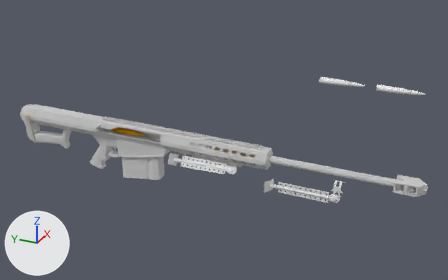
Two versions of the Blender file BAR50.blend, one commit apart.
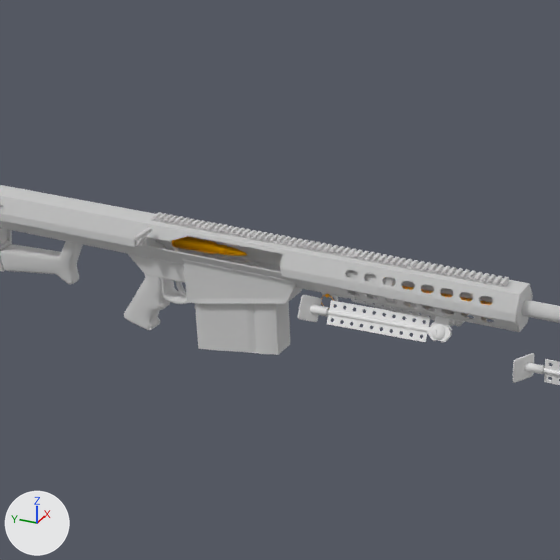
Each version appears first whole from a 50 mm camera at (-1.658, -0.833, 0.893) aimed at (0.015, -0.08, 0.056), and next in a close-up on the part from 8% to 64% of the width and 8% to 97% of the height. Lighting does not change. The marker at lower left points along +X, +Y and +Z.
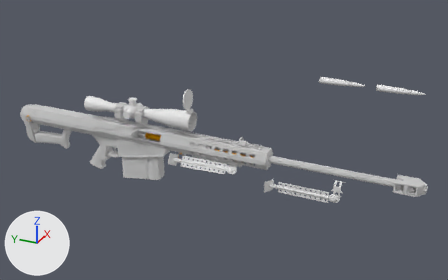
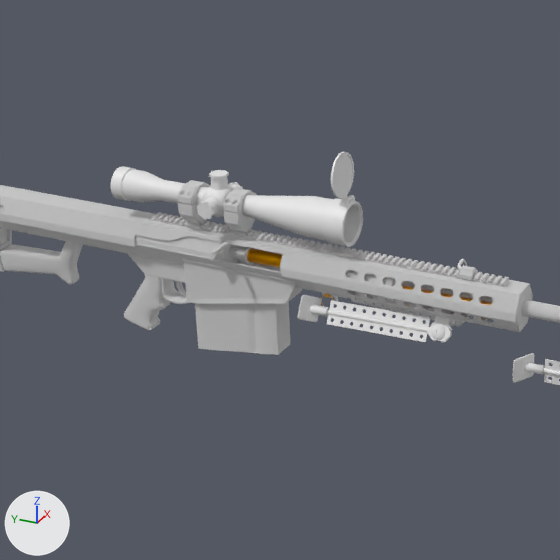
The change, as a diff of the scene's bpy script:
```diff
--- a/BAR50.blend.py
+++ b/BAR50.blend.py
@@ cu_béziercurve @@
+cu_béziercurve = bpy.data.curves.new('BézierCurve', 'CURVE')
+cu_béziercurve.dimensions = '3D'
+_sp = cu_béziercurve.splines.new('BEZIER'); _sp.bezier_points.add(6)
+_sp.bezier_points.foreach_set('co', [0.0, -0.167, 0.0678, 0.0, -0.147, 0.0678, 0.0275, -0.136, 0.0678, 0.0462, -0.135, 0.0395, 0.0505, -0.134, 0.00744, 0.0515, -0.129, -0.000158, 0.0515, -0.102, -0.000158])
+_sp.bezier_points.foreach_set('handle_left', [0.0, -0.171, 0.0678, 0.0, -0.164, 0.0678, 0.0178, -0.137, 0.0678, 0.0437, -0.135, 0.0548, 0.0503, -0.134, 0.0088, 0.0515, -0.135, -0.000158, 0.0515, -0.105, -0.000158])
+_sp.bezier_points.foreach_set('handle_right', [0.0, -0.164, 0.0678, 0.0, -0.138, 0.0678, 0.0316, -0.136, 0.0678, 0.0488, -0.135, 0.0243, 0.051, -0.134, 0.00339, 0.0515, -0.122, -0.000158, 0.0515, -0.0937, -0.000158])
+for _p, _l, _r in zip(_sp.bezier_points, ['ALIGNED', 'ALIGNED', 'ALIGNED', 'ALIGNED', 'ALIGNED', 'ALIGNED', 'ALIGNED'], ['ALIGNED', 'ALIGNED', 'ALIGNED', 'ALIGNED', 'ALIGNED', 'ALIGNED', 'ALIGNED']): _p.handle_left_type = _l; _p.handle_right_type = _r
+_sp.order_u = 0
+_sp.order_v = 0
+cu_béziercurve.use_path = True
+cu_béziercurve.bevel_depth = 0.0025
+cu_béziercurve.fill_mode = 'FULL'
+cu_béziercurve.use_fill_caps = True
@@ ob_cube_017 @@
 ob_cube_017 = bpy.data.objects.new('Cube.017', me_cube_017)
-ob_cube_017.location = (-0.041, 0.357, 0.057)
+ob_cube_017.location = (-0.041, 0.221, 0.057)
 _m = ob_cube_017.modifiers.new('Bevel', 'BEVEL')
@@ ob_main_1 @@
+ob_main_1 = bpy.data.objects.new('main', me_sphere_001)  # 417 vertices, 416 faces; spans x -1.0..1.0, y -1.0..1.0, z -1.0..0.72; modifiers BOOLEAN, BOOLEAN, BOOLEAN
+ob_main_1.location = (0.0, 0.25, 0.108)
+ob_main_1.rotation_euler = (1.571, 0.0, 0.0)  # degrees (90, 0, 0)
+ob_main_1.scale = (0.027, 0.027, 0.027)
@@ ob_cylinder_015 @@
+ob_cylinder_015 = bpy.data.objects.new('Cylinder.015', me_cylinder_020)  # a 16-sided cylinder along x spanning x -0.0482..-0.0225, y 0.2245..0.2888, z 0.076..0.1402; modifiers MIRROR
+ob_cylinder_015.location = (0.0, -0.00666, 0.0)
@@ ob_cylinder_014 @@
+ob_cylinder_014 = bpy.data.objects.new('Cylinder.014', me_cylinder_018)  # a 16-sided cylinder along z spanning x -1.31..1.31, y -1.33..1.3, z -3.34..-2.79
+ob_cylinder_014.location = (0.0, 0.25, 0.15)
+ob_cylinder_014.scale = (0.0219, 0.0219, 0.0219)
@@ ob_cylinder_013 @@
+ob_cylinder_013 = bpy.data.objects.new('Cylinder.013', me_cylinder_017)  # a 16-sided cylinder along z spanning x -0.82..0.82, y -0.83..0.81, z -1.09..0.17
+ob_cylinder_013.location = (0.0, 0.25, 0.154)
+ob_cylinder_013.scale = (0.0356, 0.0356, 0.0219)
@@ ob_cylinder_021 @@
+ob_cylinder_021 = bpy.data.objects.new('Cylinder.021', me_cylinder_028)  # 141 vertices, 123 faces; spans x 0.0..0.134, y -0.008..0.036, z -0.008..0.283; modifiers MIRROR
+ob_cylinder_021.parent = ob_cylinder_020
+ob_cylinder_021.location = (0.0, 0.0301, 0.145)
+ob_cylinder_021.rotation_euler = (-0.0424, 0.0, 0.0)  # degrees (-2.4, 0, 0)
+ob_cylinder_021.scale = (0.249, 0.249, 0.249)
@@ ob_cylinder_020 @@
+ob_cylinder_020 = bpy.data.objects.new('Cylinder.020', me_cylinder_025)  # 28 vertices, 30 faces; spans x 0.0..0.0512, y -0.8986..-0.8482, z 0.1236..0.1603; modifiers MIRROR
+ob_cylinder_020.parent = ob_cylinder_016
+ob_cylinder_020.location = (0.0, 0.252, 0.108)
+ob_cylinder_020.scale = (0.249, 0.249, 0.249)
@@ ob_cylinder_016 @@
+ob_cylinder_016 = bpy.data.objects.new('Cylinder.016', me_cylinder_022)  # 256 vertices, 224 faces; spans x -0.134..0.134, y -0.905..-0.778, z -0.134..0.134
+ob_cylinder_016.location = (0.0, 0.251, 0.108)
+ob_cylinder_016.scale = (0.249, 0.249, 0.249)
@@ ob_cylinder_019 @@
+ob_cylinder_019 = bpy.data.objects.new('Cylinder.019', me_cylinder_024)  # 162 vertices, 144 faces; spans x -0.0446..-0.0156, y -0.0146..0.0146, z -0.0146..0.0146
+ob_cylinder_019.location = (0.0, 0.25, 0.108)
+ob_cylinder_019.rotation_euler = (0.0, 1.571, 0.0)  # degrees (0, 90, 0)
@@ ob_cylinder_018 @@
+ob_cylinder_018 = bpy.data.objects.new('Cylinder.018', me_cylinder_024)  # 162 vertices, 144 faces; spans x -0.0446..-0.0156, y -0.0146..0.0146, z -0.0146..0.0146; modifiers MIRROR
+ob_cylinder_018.location = (0.0, 0.25, 0.108)
@@ ob_cylinder_017 @@
+ob_cylinder_017 = bpy.data.objects.new('Cylinder.017', me_cylinder_023)  # 128 vertices, 128 faces; spans x -0.104..0.104, y 0.64..0.719, z -0.104..0.104
+ob_cylinder_017.location = (0.0, 0.253, 0.108)
+ob_cylinder_017.scale = (0.249, 0.249, 0.249)
@@ ob_cube_026 @@
+ob_cube_026 = bpy.data.objects.new('Cube.026', me_cube_028)  # 183 vertices, 168 faces; spans x 0.0..0.0283, y 0.2029..0.2279, z 0.0564..0.1281; in mat_cheker (its picture is missing); modifiers MIRROR, ARRAY, BEVEL
+ob_cube_026.location = (0.0, 0.0, 0.0)
@@ ob_cylinder_007 @@
+ob_cylinder_007 = bpy.data.objects.new('Cylinder.007', me_cylinder_010)  # 418 vertices, 448 faces; spans x -0.12..0.12, y -0.9..0.71, z -0.12..0.12
+ob_cylinder_007.location = (0.0, 0.253, 0.108)
+ob_cylinder_007.scale = (0.249, 0.249, 0.249)
@@ ob_béziercurve_001 @@
+ob_béziercurve_001 = bpy.data.objects.new('BézierCurve.001', cu_béziercurve)
+ob_béziercurve_001.location = (0.0, 0.0, 0.001)
@@ ob_ris_002 @@
+ob_ris_002 = bpy.data.objects.new('ris.002', me_cube_011)  # 28 vertices, 24 faces; spans x 0.0..0.0115, y -0.1662..-0.1468, z 0.0601..0.0728; in mat_cheker (its picture is missing); modifiers MIRROR, BEVEL
+ob_ris_002.location = (0.0, 0.0, 0.0)
```

Where the change shows, as pixel boxes (x1, y1, x2, y2) in the close-ups (560 x 560 px):
'Cylinder.007', added: after (122, 169, 361, 245)
'Cube.026', added: after (177, 180, 257, 239)
'ammoref50.003', moved: before (172, 236, 247, 256); after (247, 248, 282, 267)
'Cube.016', moved: before (136, 237, 163, 248); after (135, 235, 237, 263)
'Cylinder.016', added: after (323, 198, 363, 247)
'Cylinder.021', added: after (331, 152, 354, 202)
'Cylinder.018', added: after (197, 182, 243, 219)
'Cylinder.017', added: after (111, 166, 136, 201)
'main', added: after (203, 185, 234, 217)
'Cylinder.019', added: after (209, 170, 229, 190)
'Cube.017', moved: before (134, 228, 152, 246); after (211, 242, 228, 261)
'Cylinder.004', moved: before (162, 240, 178, 251); after (237, 246, 254, 266)
'ris.002', added: after (459, 265, 478, 280)
'Cube.014', moved: before (154, 239, 164, 244); after (229, 245, 241, 259)
'Cylinder.020', added: after (339, 195, 355, 207)
'BézierCurve.001', added: after (457, 259, 476, 273)
